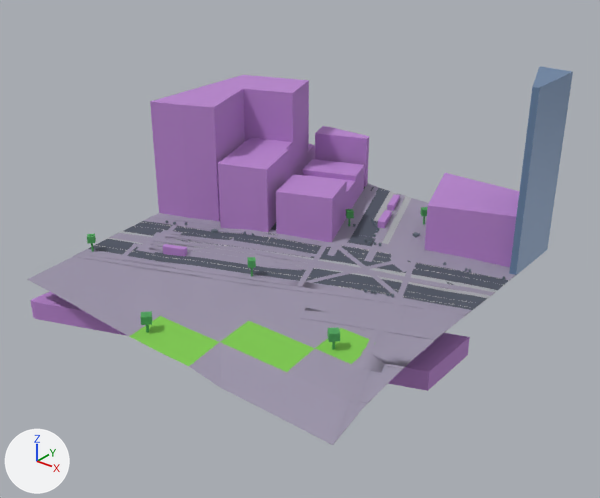
A saved change to the glTF model public/maps/melbourne/chunks/3_-16.glb.
Camera for both pictures: a camera (50 mm lens) standing at (566.0, 1678.6, 137.3) and looking at (417.1, 1864.7, 21.9). Lighting does not change. The marker at lower left points along +X, +Y and +Z. The older version comes first. Where no turn or scale is listed for an object, it has been applied to the vertices. Vertices at exactly the same position are counted once.

The first picture shows 'compiled-chunk'.
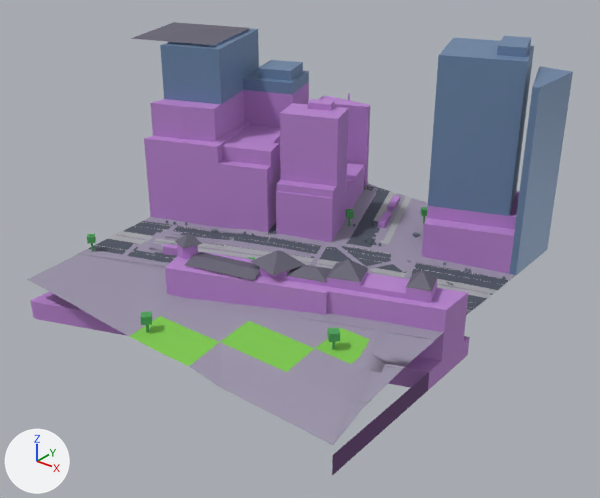
Where the newer file only moved an object's origin or applied its transform, the numbers keep the older frame.

Patch to the scene script:
```diff
--- a/public/maps/melbourne/chunks/3_-16.glb.py
+++ b/public/maps/melbourne/chunks/3_-16.glb.py
@@ mat_roof_membrane @@
+mat_roof_membrane = principled_material('roof-membrane')
+mat_roof_membrane.base_color = (0.14, 0.13, 0.18)  # grey #696576
+mat_roof_membrane.metallic = 0.1
+mat_roof_membrane.roughness = 0.7
@@ me_mesh_0 @@
 # used by ob_compiled_chunk; location = (414.0, 1866.0, 38.0)
-me_mesh_0.from_pydata(...)  # 6022 vertices, 8829 faces; spans x -60.0..60.0, y -60.0..60.0, z -37.5..37.5
+me_mesh_0.from_pydata(...)  # 5387 vertices, 7854 faces; spans x -82.3..60.0, y -60.0..60.0, z -37.5..46.2
+# me_mesh_0 part 1: the loose piece of 8 vertices spanning x -25.2..-2.6, y 24.7..43.1, z -19.4..-9.0 is copied, and the copy is scaled about its middle by (1, 0.999, 2.19), then moved by (4.3, -11.7, 23.9); it spans x -20.9..1.7, y 13.1..31.5, z -1.7..21.2
+# me_mesh_0 part 2: the loose piece of 14 vertices spanning x -60.0..-29.1, y -3.7..52.1, z -20.8..21.1 is rebuilt with 38 vertices and now spans x -60.0..-29.1, y -7.8..52.1, z -21.3..39.1
+# me_mesh_0 part 3: 7 loose pieces with 450 vertices, spanning x -60.0..60.0, y -37.0..60.0, z -22.7..-16.5, are deleted
+# me_mesh_0 part 4: 36 vertices moved from x -60.0..49.6, y -28.6..60.0, z -22.0..-16.2 to x -60.0..49.6, y -28.6..60.0, z -22.0..-16.6; 500 vertices removed from x -60.0..60.0, y -42.2..60.0, z -22.6..-4.5; 275 vertices added at x -82.3..60.0, y -39.2..60.0, z -31.3..46.2
+# me_mesh_0 part 5: 2 vertices added at x 60.0, y -60.0, z -37.5..-31.3
+# other edits to the shape of me_mesh_0 do not show in these pictures
 me_mesh_0.materials.append(mat_asphalt)
@@ me_mesh_0 @@
 me_mesh_0.materials.append(mat_concrete)
+me_mesh_0.materials.append(mat_roof_membrane)  # grey #696576
```

Location of each change, (x1, y1, x2, y2) in pixels of the pictures (600 x 498 px; the box of a moved part takes in the faces that stretch with it):
'compiled-chunk', reshaped (19% taller)
    before: (27, 66, 573, 445)
    after: (27, 22, 573, 475)
part 1 of me_mesh_0, added (purple)
    after: (280, 103, 349, 186)
part 2 of me_mesh_0, rebuilt (37% taller)
    before: (150, 75, 309, 221)
    after: (144, 28, 309, 228)
part 3 of me_mesh_0, deleted
    before: (109, 186, 517, 293)
part 4 of me_mesh_0, moved or reshaped
    before: (73, 173, 519, 316)
    after: (115, 22, 540, 361)
part 5 of me_mesh_0, added
    after: (332, 337, 470, 475)
